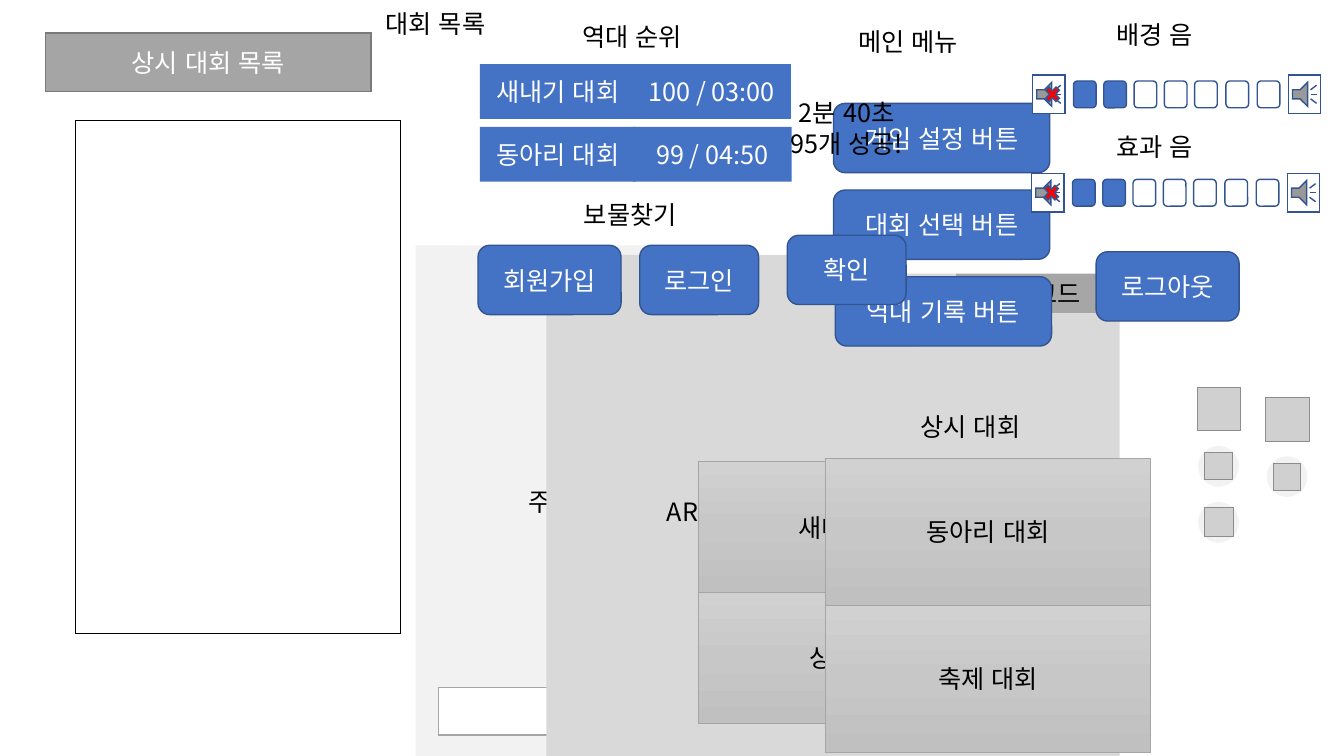
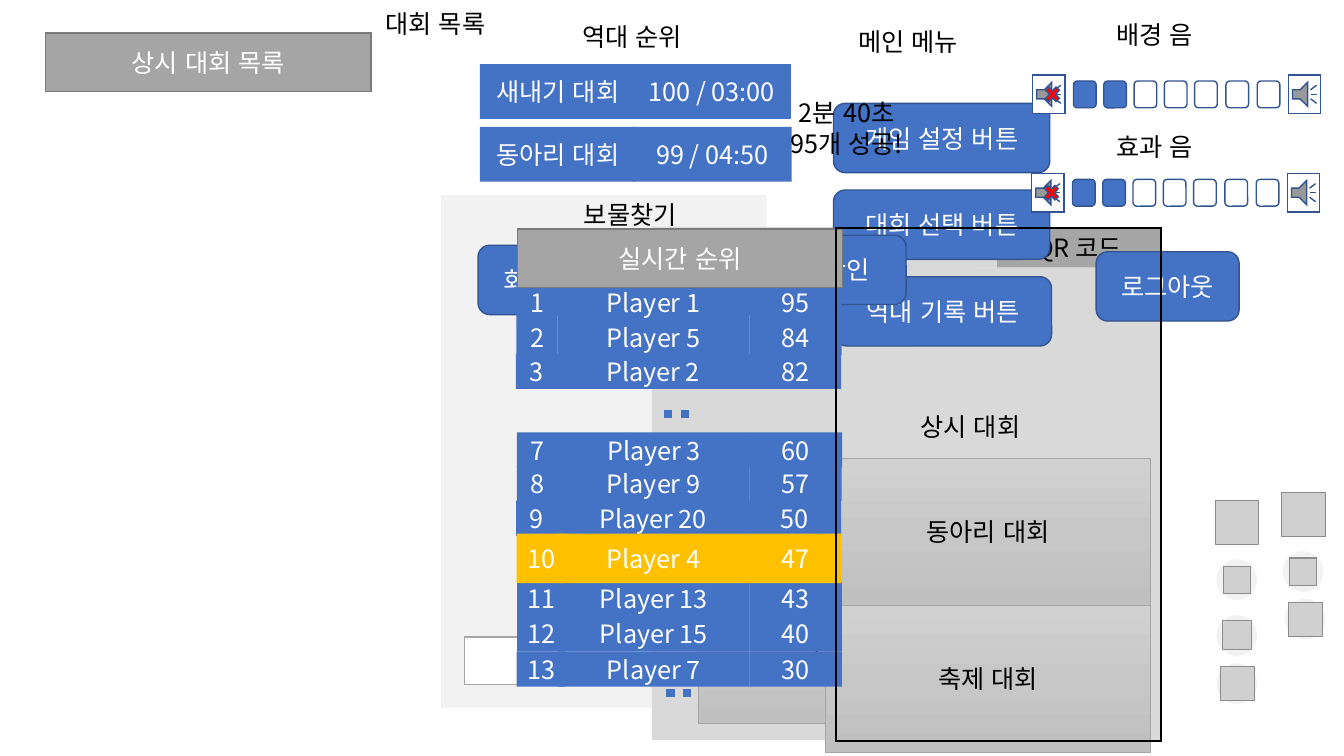
Before and after one commit to teamskh/Project-Treasurehunt_skhu, a slide deck: slide 2 of report/씬 용.pptx. Drawn at 1344x756 pixels with LibreOffice and Linux fonts; fonts in the diff are those of the drawing; grey boxes stand for pictures. Boxes give left, top, right and bottom in pixels: in the first picture for what was removed or moved away, otherwise in the second. Text is boxed around its words. In the diff, an @@ line names an element or a change of style, - is before the commit and + after.

Commit message:
[yjh]실시간순위 이미지 추가

```diff
--- a/report/씬 용.pptx
+++ b/report/씬 용.pptx
@@ rectangle "주관식 창": place and size @@
-rectangle "주관식 창" at <box>415,245,741,756</box>
+rectangle "주관식 창" at <box>442,195,767,708</box>
@@ rectangle "AR 화면": place and size @@
-rectangle "AR 화면" at <box>546,255,871,756</box>
+rectangle "AR 화면" at <box>652,227,977,740</box>
@@ 2 rectangles, 1 text: place and size @@
-2 rectangles, 1 text at <box>795,274,1119,543</box>
+2 rectangles, 1 text at <box>836,228,1162,742</box>
@@ rectangle: place and size @@
-rectangle at <box>76,120,401,633</box>
+rectangle at <box>836,228,1162,741</box>
@@ 3 pictures, 3 ellipses: place and size @@
-3 pictures, 3 ellipses at <box>1198,387,1241,542</box>
+3 pictures, 3 ellipses at <box>1216,501,1259,655</box>
@@ 2 pictures, 2 ellipses: place and size @@
-2 pictures, 2 ellipses at <box>1266,398,1310,497</box>
+2 pictures, 2 ellipses at <box>1282,493,1326,592</box>
@@ ellipse added at <box>1285,599,1325,639</box>, fill #F2F2F2 @@
@@ picture added at <box>1289,602,1323,636</box> @@
@@ rectangle: place and size @@
-rectangle at <box>439,688,651,735</box>
+rectangle at <box>465,637,678,685</box>
@@ ellipse added at <box>1217,663,1257,704</box>, fill #F2F2F2 @@
@@ picture added at <box>1221,666,1255,701</box> @@
@@ group added at <box>516,229,843,694</box>: 22 rectangles, 9 texts, 2 lines @@
+Player 1
+1
+95
+Player 5
+2
+84
+Player 2
+3
+82
+Player 3
+7
+60
+Player 9
+8
+57
+Player 20
+9
+50
+Player 13
+11
+43
+Player 15
+12
+40
+Player 7
+13
+30
+Player 4
+10
+47
+실시간 순위
```
Also in this commit, not shown: 6 other files.
